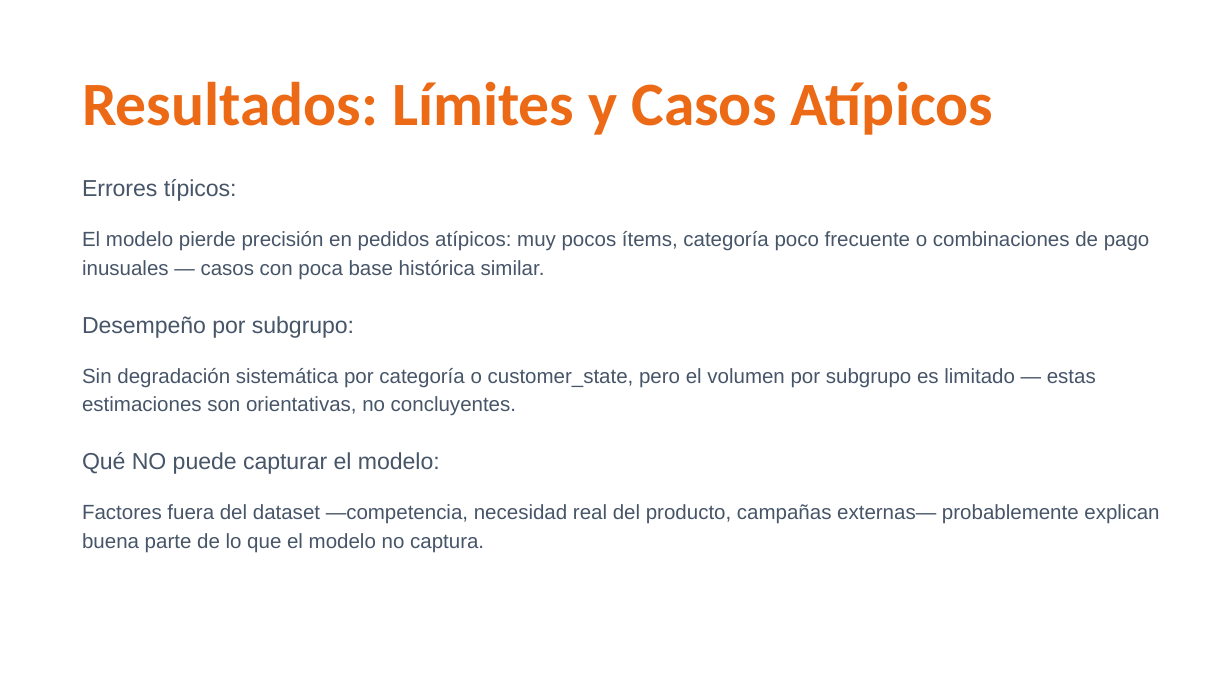
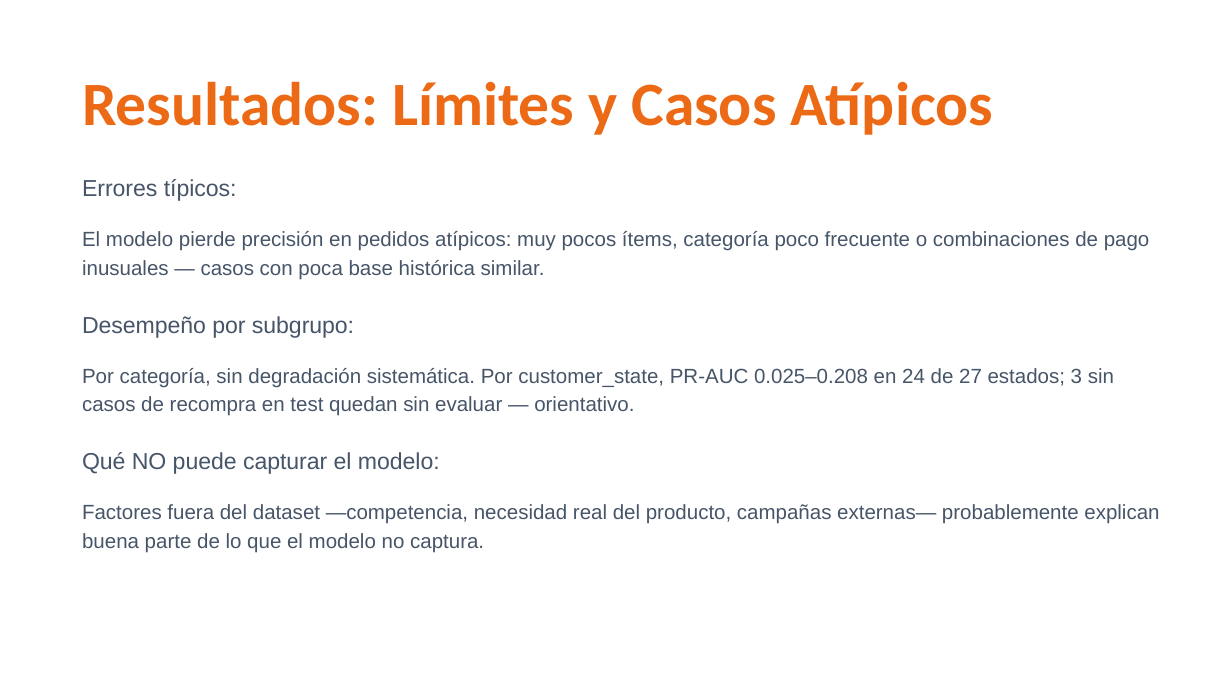
Before and after one commit to alexanderbaidal/ucg-olist-repeat-purchase-prediction, a slide deck: slide 16 of docs/Defensa_ShopMart_Olist.pptx. Drawn at 1232x693 pixels with LibreOffice and Linux fonts; fonts in the diff are those of the drawing; background and template pictures are left out. Boxes give left, top, right and bottom in pixels: in the first picture for what was removed or moved away, otherwise in the second. Text is boxed around its words. In the diff, an @@ line names an element or a change of style, - is before the commit and + after.

```diff
--- a/docs/Defensa_ShopMart_Olist.pptx
+++ b/docs/Defensa_ShopMart_Olist.pptx
@@ text at (82,368,1114,416): text changed @@
-Sin degradación sistemática por categoría o customer_state, pero el volumen por subgrupo es limitado — estas estimaciones son orientativas, no concluyentes.
+Por categoría, sin degradación sistemática. Por customer_state, PR-AUC 0.025–0.208 en 24 de 27 estados; 3 sin casos de recompra en test quedan sin evaluar — orientativo.
```
Also in this commit, not shown: 2 other slides changed, 14 other files.
